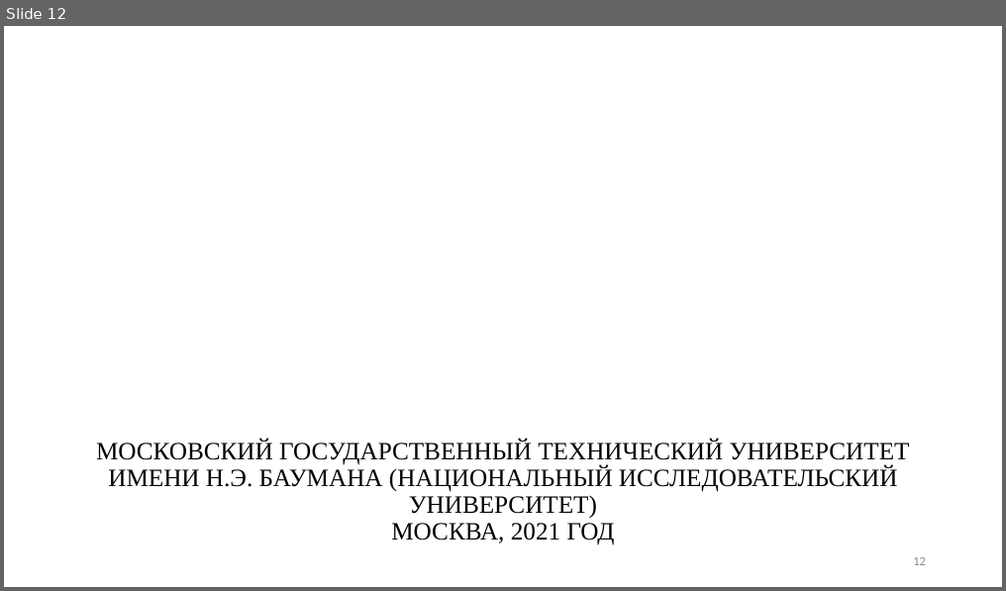
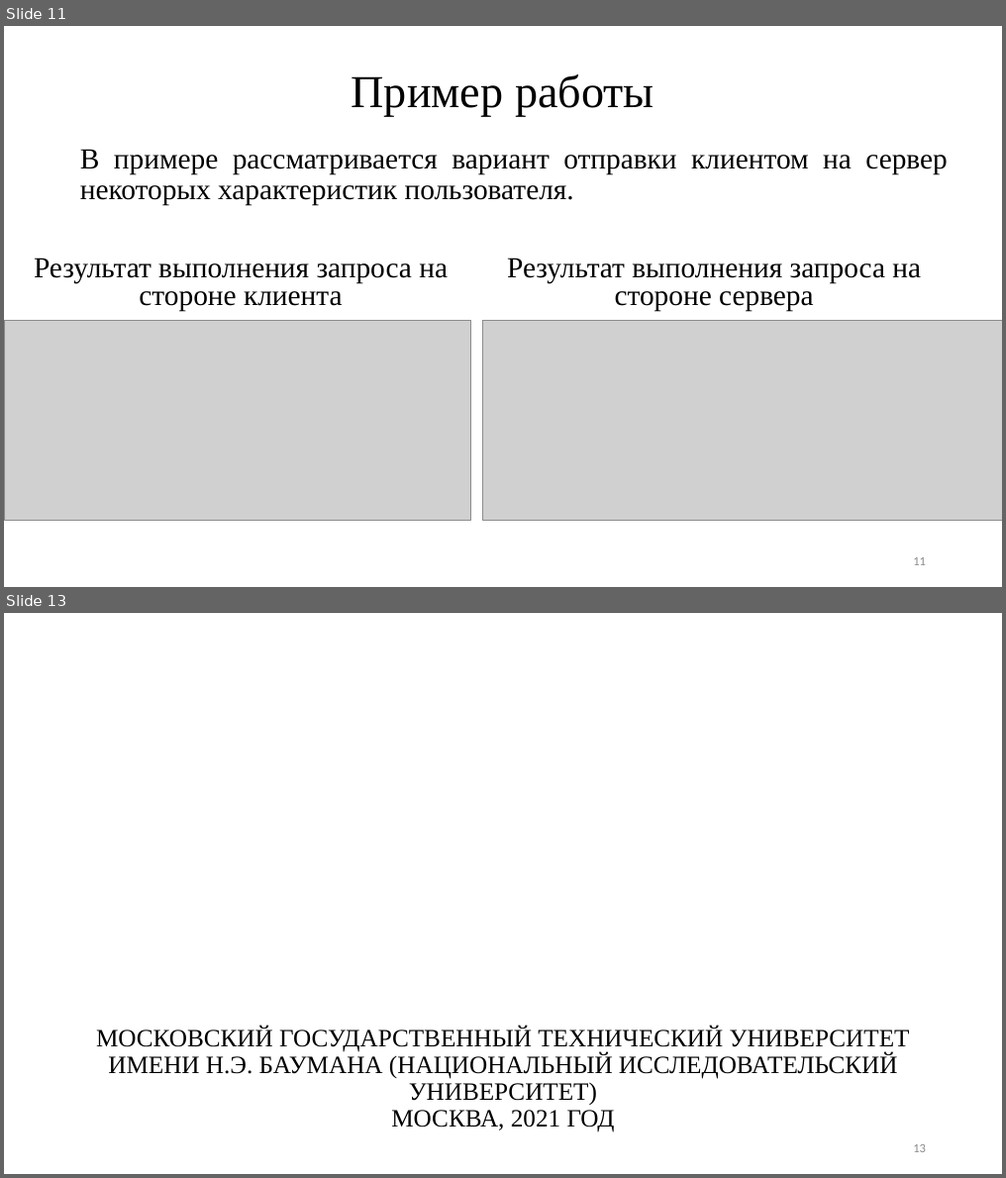
Before and after one commit to TheSawIsTheLaw/NetworkingCoursework, a slide deck: documentation/Presentation/presentation.pptx. Shown one above the other, each under a label of ours: slide 12 before the commit, slides 11 and 13 after it; the slides between them are not shown. The pictures are 1006x591 and 1006x1178 pixels, drawn with LibreOffice and Linux fonts; fonts in the diff are those of the drawing; grey boxes stand for pictures. Boxes give left, top, right and bottom in pixels: in the first picture for what was removed or moved away, otherwise in the second. Text is boxed around its words. In the diff, an @@ line names an element or a change of style, - is before the commit and + after.

```diff
--- a/documentation/Presentation/presentation.pptx
+++ b/documentation/Presentation/presentation.pptx
@@ slide 11 added at [4,26,1002,587], background #FFFFFF @@
@@ title added at [351,75,654,116], 44 pt, text #000000 @@
+Пример работы
@@ text added at [80,149,947,206], 28 pt, text #000000 @@
+В примере рассматривается вариант отправки клиентом на сервер некоторых характеристик пользователя.
@@ text added at [34,258,448,311], 28 pt, text #000000 @@
+Результат выполнения запроса на стороне клиента
@@ text added at [507,258,921,311], 28 pt, text #000000 @@
+Результат выполнения запроса на стороне сервера
@@ picture added at [4,321,470,521] @@
@@ picture added at [482,321,1002,521] @@
@@ page number added at [913,558,926,566], 12 pt, text #8C8C8C @@
+11
@@ what was slide 12 is now slide 13 @@
```
Also in this commit, not shown: 4 slides changed, 2 other slides added, 2 slides removed, 1 other file.
